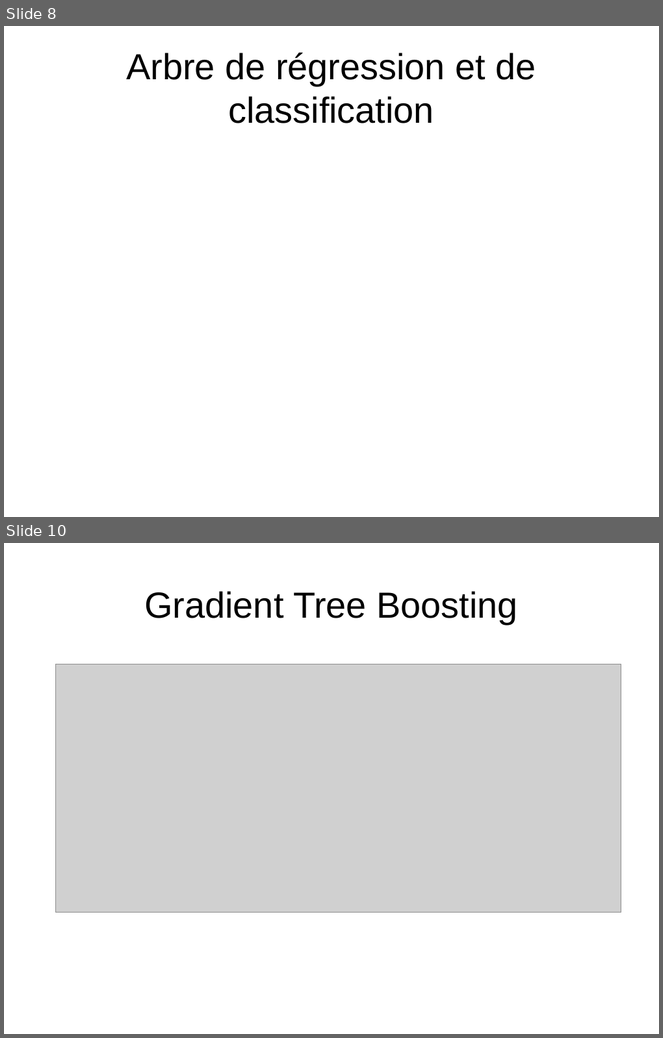
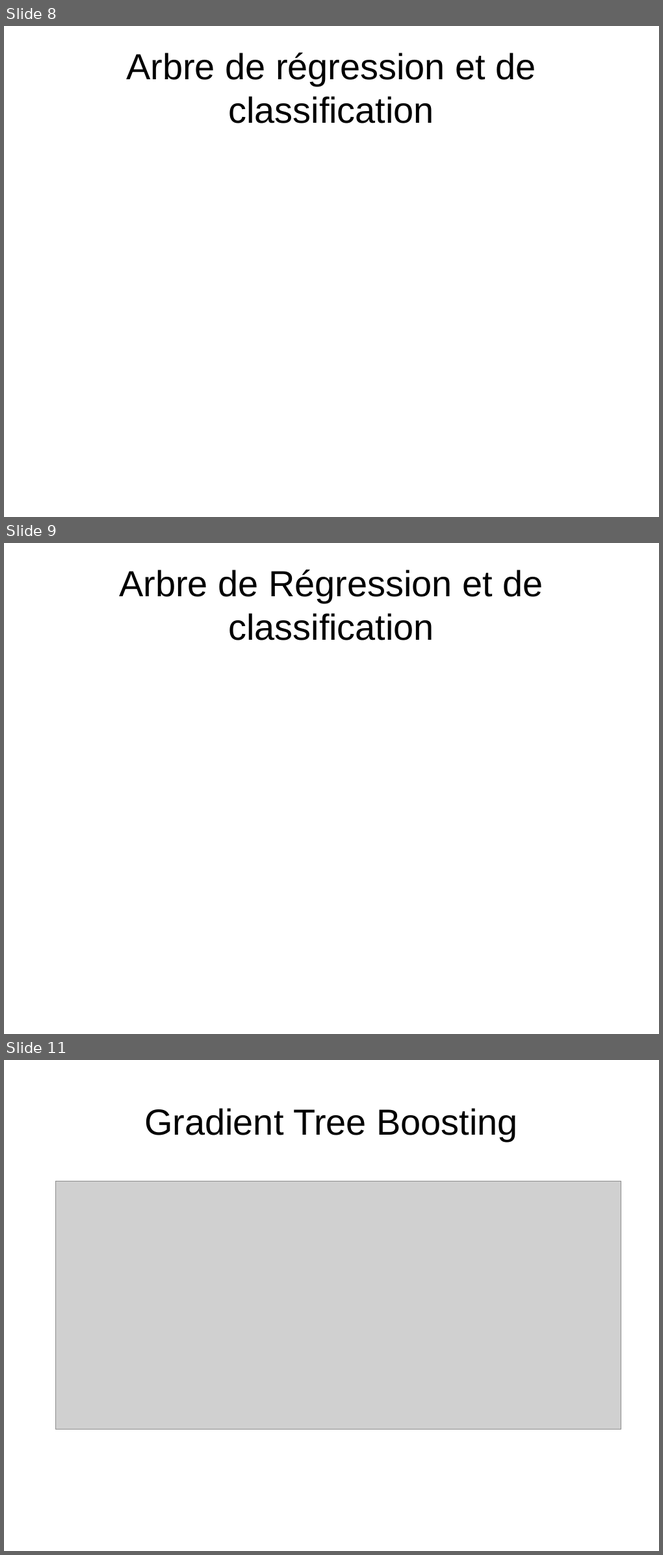
Before and after one commit to kad15/GBM, a slide deck: GBM_andreas.odp. Shown one above the other, each under a label of ours: slides 8 and 10 before the commit, slides 8, 9 and 11 after it; the slides between them are not shown. The pictures are 663x1038 and 663x1555 pixels, drawn with LibreOffice and Linux fonts; fonts in the diff are those of the drawing; grey boxes stand for pictures; background and template pictures are left out. Boxes give left, top, right and bottom in pixels: in the first picture for what was removed or moved away, otherwise in the second. Text is boxed around its words. In the diff, an @@ line names an element or a change of style, - is before the commit and + after.

```diff
--- a/GBM_andreas.odp
+++ b/GBM_andreas.odp
@@ slide 9 added at box(4, 543, 659, 1034), background #FFFFFF @@
@@ title added at box(120, 570, 543, 641), 44 pt, text #000000 @@
+Arbre de Régression et de classification
@@ what was slide 10 is now slide 11 @@
```
Also in this commit, not shown: 1 other slide added, 1 slide removed.
